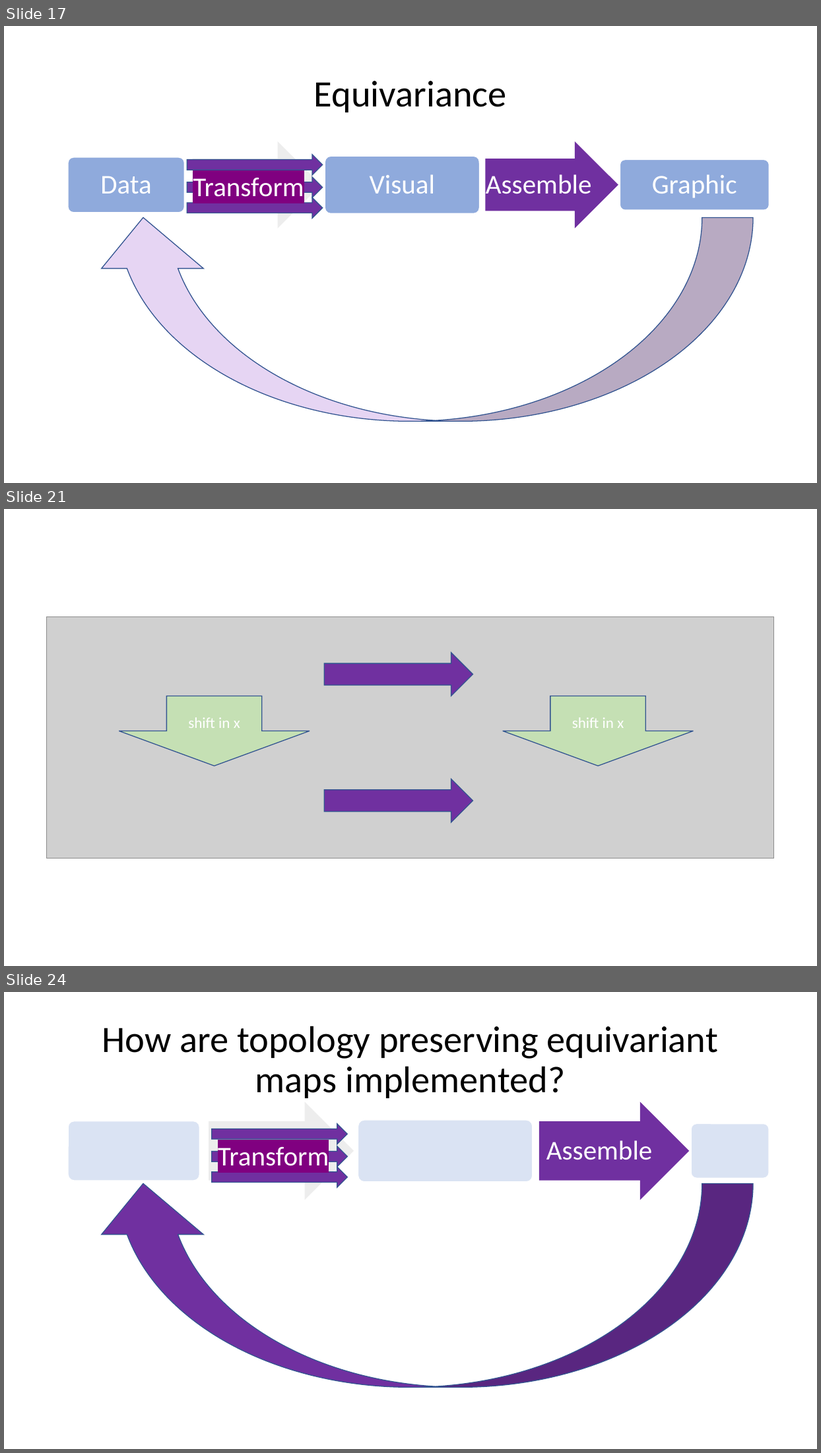
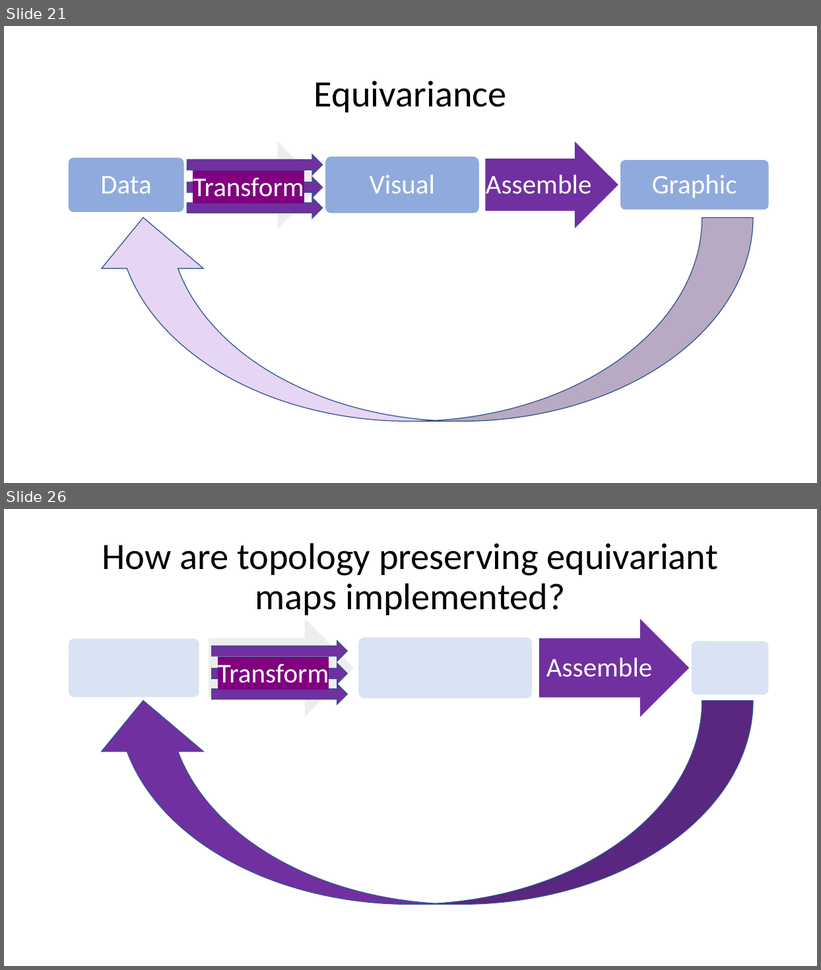
Before and after one commit to story645/proposal, a slide deck: deck/pres.pptx. Shown one above the other, each under a label of ours: slides 17, 21 and 24 before the commit, slides 21 and 26 after it; the slides between them are not shown. The pictures are 821x1453 and 821x970 pixels, drawn with LibreOffice and Linux fonts; fonts in the diff are those of the drawing; grey boxes stand for pictures. Boxes give left, top, right and bottom in pixels: in the first picture for what was removed or moved away, otherwise in the second. Text is boxed around its words. In the diff, an @@ line names an element or a change of style, - is before the commit and + after.

```diff
--- a/deck/pres.pptx
+++ b/deck/pres.pptx
@@ slide 21 removed at [4, 509, 817, 966], background #FFFFFF @@
@@ picture removed at [47, 617, 774, 859] @@
@@ right arrow removed at [324, 653, 473, 696] @@
@@ down arrow removed at [120, 696, 310, 766] @@
-shift in x
@@ down arrow removed at [503, 696, 694, 766] @@
-shift in x
@@ right arrow removed at [324, 779, 473, 823] @@
@@ what was slide 17 is now slide 21 @@
@@ what was slide 24 is now slide 26 @@
```
Also in this commit, not shown: 4 slides changed, 20 slides added, 20 other slides removed, 35 other files.
